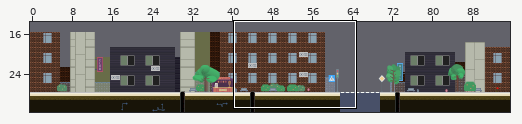
Two states of a Tiled map, assets/tilemaps/level_1.tmx. Above, an overview of the earlier version with the close-up marked.
Close-up. Before:
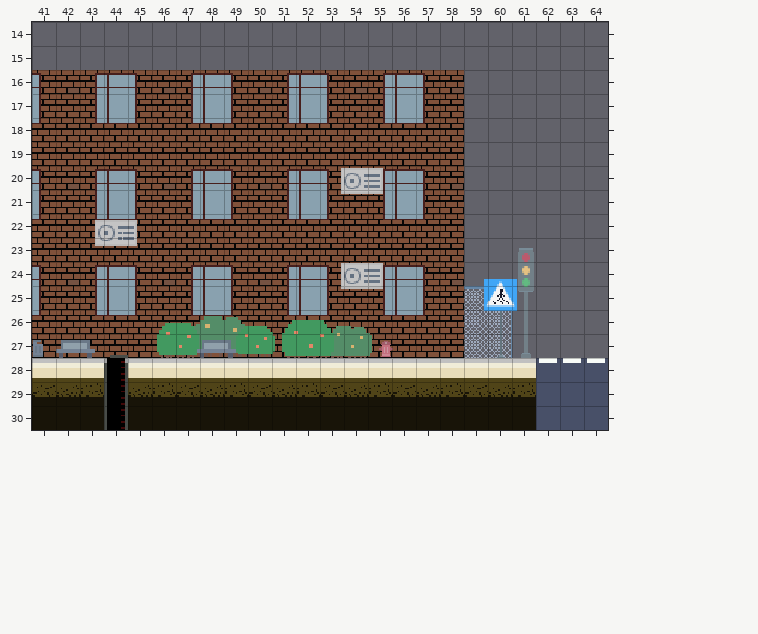
Cells are 16x16 px. Shown: x 41..64, y 14..30. The commit also changed other parts of the map, which this record leaves out.
New version:
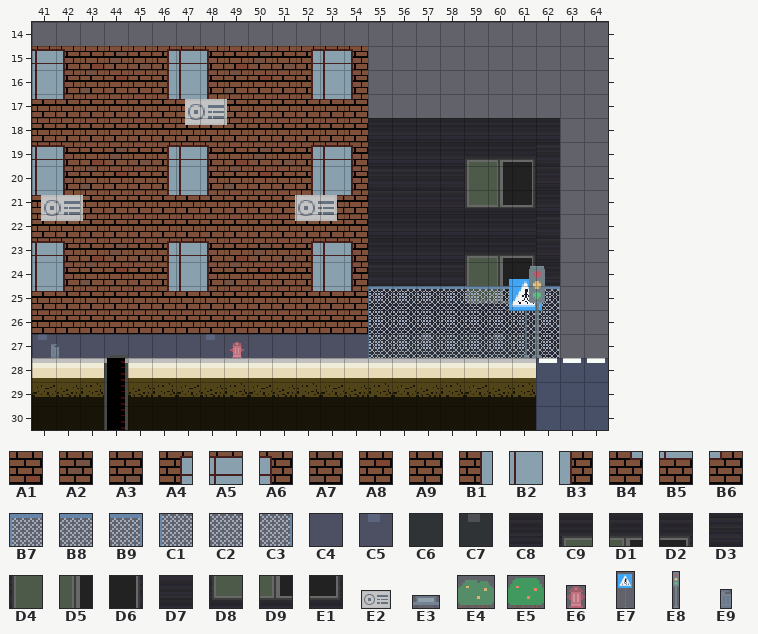
Key: from "bg": A1 0, A2 1, A3 2, A4 3, A5 4, A6 5, A7 16, A8 17, A9 18, B1 19, B2 20, B3 21, B4 35, B5 36, B6 37, B7 86, B8 87, B9 88, C1 102, C2 103, C3 104, C4 112, C5 114, C6 144, C7 146, C8 203, C9 205, D1 206, D2 207, D3 219, D4 221, D5 222, D6 223, D7 235, D8 237, D9 238, E1 239; from "city_objects": E2 0 "air_conditioning", E3 1 "bench", E4 8 "bush_1", E5 9 "bush_2", E6 12 "fire_hydrant", E7 16 "road_sign_4", E8 20 "traffic_lights", E9 21 "trash".
__ is an empty cell.
Objects are placed by their top-left corner, in cells (3,4 is the top-left corner of cell 3,4); size is 1x1 cell unless given.
Tiles replaced or removed in this view: A3, A4, A5, A6, A9, B1, B2, B3, B4, B5, B6, B9, C3.
From old to new:
Changed rows in their new state; .. is an unchanged cell.
Layer "Background2":
first column x 41:
16 __ __ __ __ __ __ __ __ __ .. __ __ __ __ __ __ __ __ .. .. .. ..
17 __ __ __ __ __ __ __ __ __ .. __ __ __ __ __ __ __ __ .. .. .. ..
18 __ .. __ __ __ .. __ __ __ .. __ __ __ .. C8 C8 C8 C8 C8 C8 C8 C8
19 __ __ .. .. .. __ __ __ .. .. .. __ __ __ C8 C8 C8 C8 C9 D1 D2 D3
20 __ __ __ __ __ __ __ __ __ .. __ __ __ __ D3 D3 D3 D3 D4 D5 D6 D7
21 __ __ __ __ __ __ __ __ __ .. __ __ __ __ D7 D7 D7 D7 D8 D9 E1 C8
22 __ .. __ __ __ .. __ __ __ .. __ __ __ .. C8 C8 C8 C8 C8 C8 C8 D3
23 __ __ __ __ __ __ __ __ .. .. .. __ __ __ C8 C8 C8 C8 C9 D1 D2 D7
24 __ __ __ __ __ __ __ __ __ .. __ __ __ __ D3 D3 D3 D3 D4 D5 D6 C8
25 __ __ __ __ __ __ __ __ __ .. __ __ __ __ D7 D7 D7 D7 D8 D9 E1 D3
26 __ .. __ __ __ .. __ __ __ .. __ __ __ .. C8 C8 C8 C8 C8 C8 C8 D7
27 __ __ __ __ __ __ __ __ __ __ __ __ __ __ C6 C6 C7 C6 C6 C7 C6 C8
Layer "Background1":
first column x 41:
15 A5 A6 A1 A2 A3 A4 A5 A6 A1 A2 A3 A4 A5 A6 .. .. .. .. .. .. .. ..
16 B2 B3 A7 A8 A9 B1 B2 B3 A7 .. A9 B1 B2 B3 .. .. .. .. .. .. .. ..
17 B5 B6 A9 A9 A9 B4 B5 B6 A9 .. A9 B4 B5 B6 .. .. .. .. .. .. .. ..
18 A9 .. A9 A9 A9 .. A9 A9 A9 .. A9 A9 A9 .. .. .. .. .. .. .. .. ..
19 A5 A6 .. .. .. A4 A5 A6 .. .. .. A4 A5 A6 .. .. .. .. .. .. .. ..
20 B2 B3 A7 A8 A9 B1 B2 B3 A7 .. A9 B1 B2 B3 .. .. .. .. .. .. .. ..
21 B5 B6 A9 A9 A9 B4 B5 B6 A9 .. A9 B4 B5 B6 .. .. .. .. .. .. .. ..
22 A9 .. A9 A9 A9 .. A9 A9 A9 .. A9 A9 A9 .. .. .. .. .. .. .. .. ..
23 A5 A6 A1 A2 A3 A4 A5 A6 .. .. .. A4 A5 A6 .. .. .. .. .. .. .. ..
24 B2 B3 A7 A8 A9 B1 B2 B3 A7 .. A9 B1 B2 B3 .. .. .. .. .. .. .. ..
25 B5 B6 A9 A9 A9 B4 B5 B6 A9 .. A9 B4 B5 B6 B7 B8 B8 B8 .. B8 B8 B9
26 A9 .. A9 A9 A9 .. A9 A9 A9 .. A9 A9 A9 .. C1 C2 C2 C2 .. C2 C2 C3
27 C5 C4 C4 C4 C4 C4 C4 C5 C4 C4 C4 C4 C4 C4 C1 C2 C2 C2 .. C2 C2 C3
Layer "CityObjects":
changed: E2 "air_conditioning" at 53.9,20.1 size 1.8x1.1 -> E2 "air_conditioning" at 47.4,17.2 size 1.8x1.1
changed: E2 "air_conditioning" at 43.6,22.2 size 1.8x1.1 -> E2 "air_conditioning" at 41.4,21.2 size 1.8x1.1
changed: E2 "air_conditioning" at 53.9,24 size 1.8x1.1 -> E2 "air_conditioning" at 52,21.2 size 1.8x1.1
added: E9 "trash" at 41.8,27.4 size 0.3x0.6
added: E7 "road_sign_4" at 60.7,24.5 size 1.7x3.5
added: E6 "fire_hydrant" at 49.2,27.3 size 0.6x0.7
added: E8 "traffic_lights" at 61.7,24.2 size 0.7x3.9
removed: E4 "bush_1" at 47.7,26 size 2.3x2
removed: E9 "trash" at 41,27.3 size 0.4x0.7
removed: E6 "fire_hydrant" at 55.5,27.3 size 0.6x0.7
removed: E5 "bush_2" at 49.5,26.6 size 1.6x1.4
removed: E5 "bush_2" at 46.2,26.4 size 1.8x1.5
removed: E7 "road_sign_4" at 59.7,24.5 size 1.7x3.5
removed: E3 "bench" at 47.9,27.2 size 1.6x0.8
removed: E3 "bench" at 42,27.3 size 1.6x0.8
removed: E8 "traffic_lights" at 61.3,23.4 size 0.7x4.6
removed: E4 "bush_1" at 53.3,26.5 size 1.9x1.6
removed: E5 "bush_2" at 51.4,26.3 size 2.2x1.7
